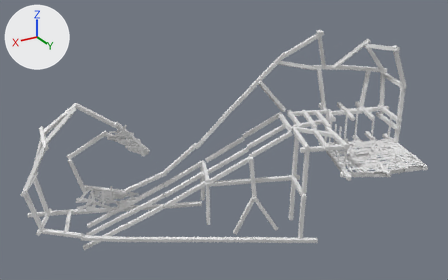
An edit to the FBX model Assets/Art/Environment/Wood_Zone.fbx, drawn before and after from the same camera.
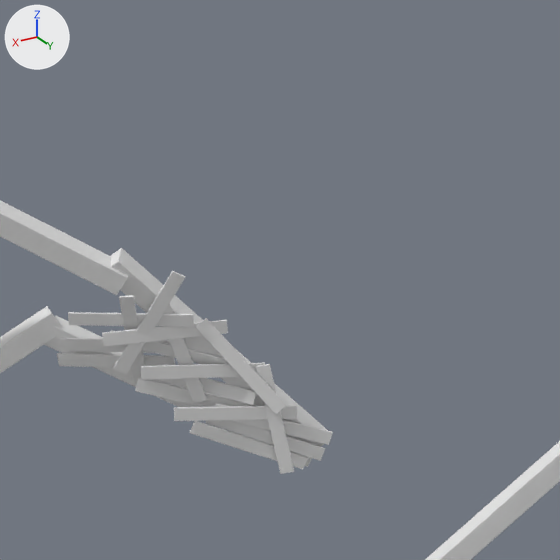
The first picture shows the older version from a 50 mm camera at (109.1, 42.2, 31.2) aimed at (70.7, -21.8, -0.7). The close-ups show both versions on the part from 22% to 41% of the width and 29% to 61% of the height of that picture; other places that the commit changed are outside them. Every picture has the same lights, and +X, +Y and +Z are marked at upper left. Where no turn or scale is listed for an object, it has been applied to the vertices.

The first close-up shows 'MaderasA_6', 'MaderasB_1', 'MaderasB_3'.
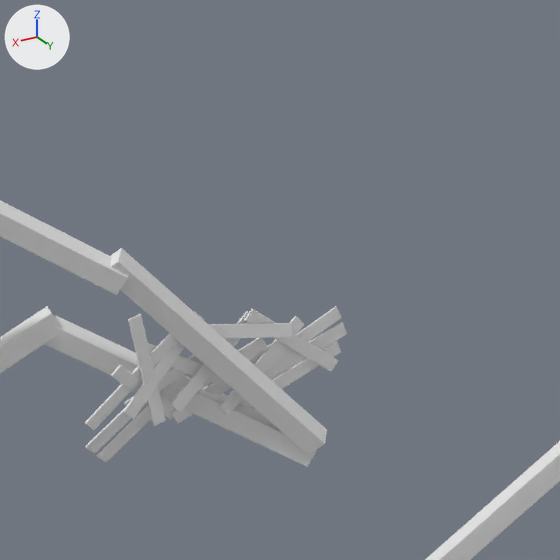
Location of each change, [x1, y1, x2, y2] in pixels of the close-ups (560 x 560 px):
'MaderasA_6', reshaped, moved (23% shorter): before [57, 271, 333, 474]; after [85, 306, 347, 462]

The change, as a list of edits to the scene's bpy script:
```text
Change me_mesh_009:
    where me_mesh_009.from_pydata(...)  # 408 vertices, 442 faces; spans x 23.95..29.01, y -18.16..-15.11, z -1.84..3.11
    used by ob_maderasa_6; location = (53.67, -14.92, -2.75)
    me_mesh_009 part 1: the whole mesh is multiplied about its middle by the matrix ((0.669, -0.339, 0.661), (0.451, 0.892, 0.0), (-0.59, 0.298, 0.75)), then moved by (-26.73, 16.14, -0.91)
Change ob_maderasa_6:
    ob_maderasa_6.location: (53.67, -14.92, -2.75) -> (80.15, -31.56, -2.11)
```
